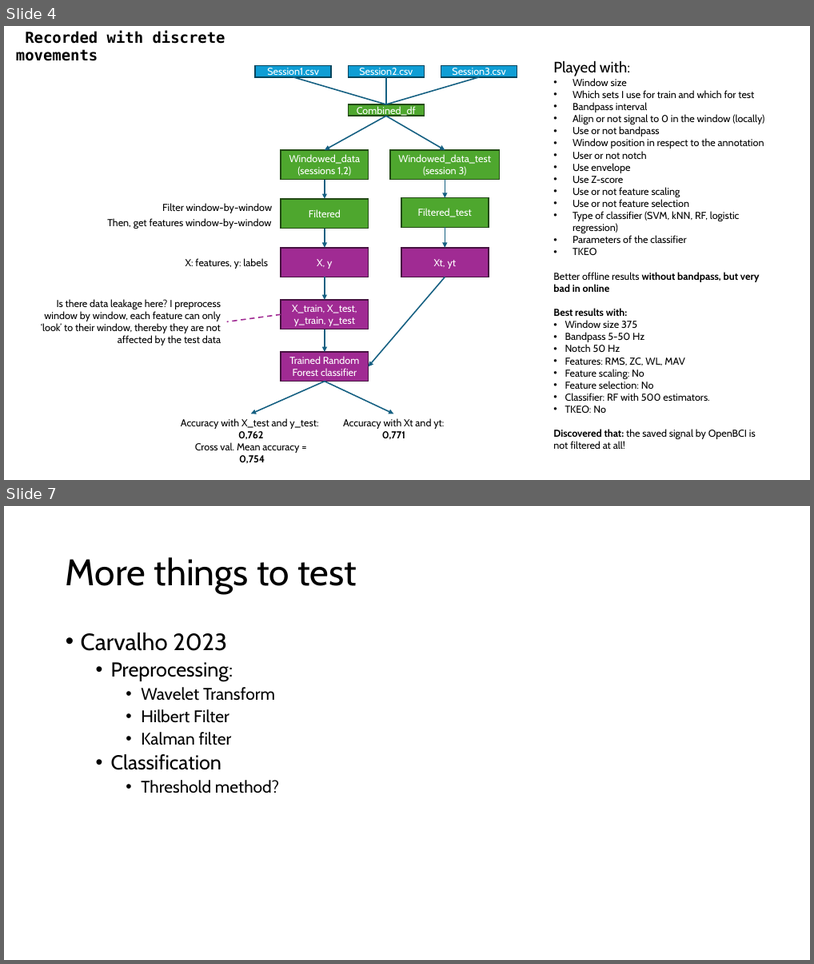
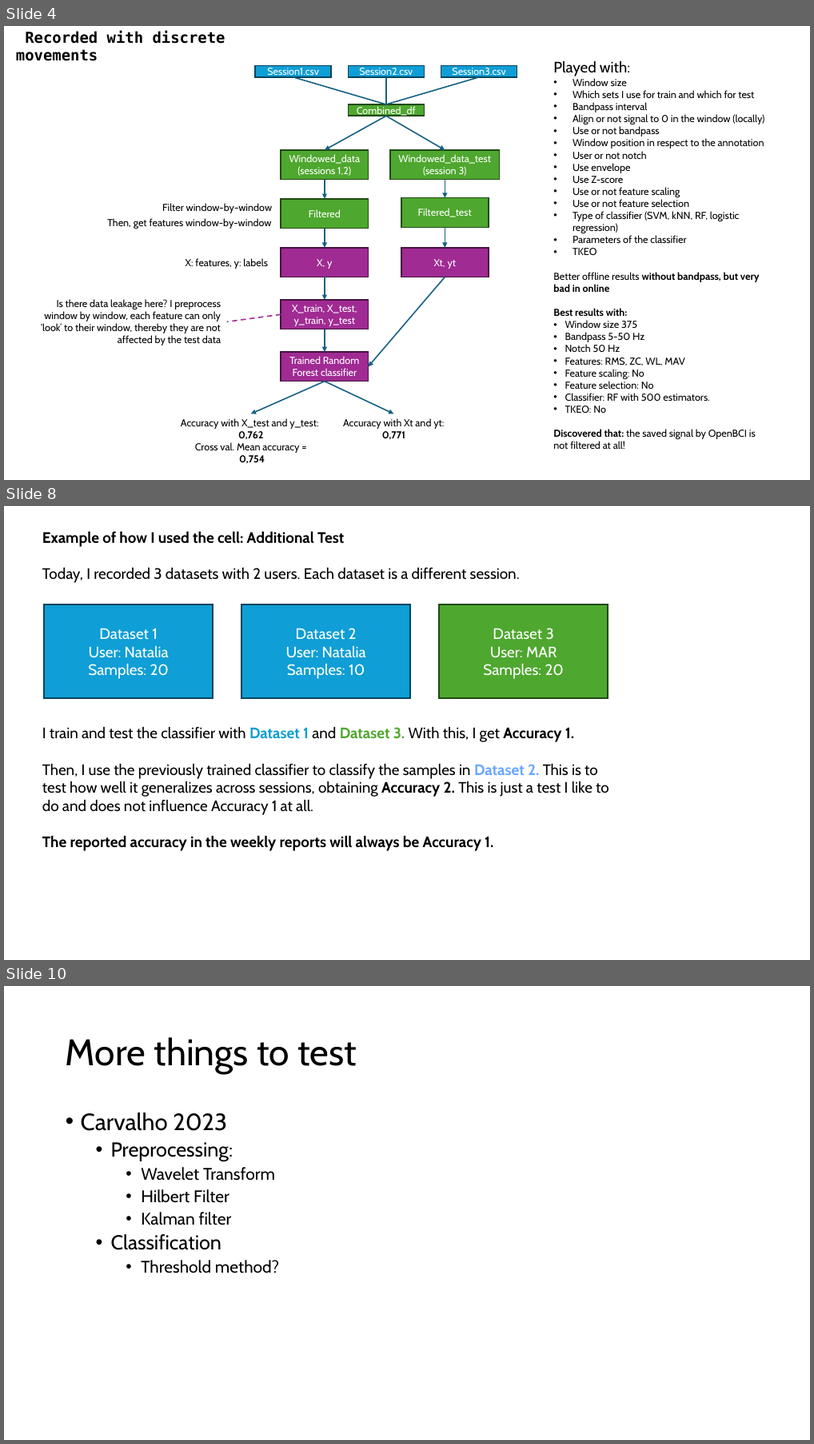
Before and after one commit to HyperDecahedron/tongue_emg_xr_project, a slide deck: docs/pipeline.pptx. Shown one above the other, each under a label of ours: slides 4 and 7 before the commit, slides 4, 8 and 10 after it; the slides between them are not shown. The pictures are 814x964 and 814x1444 pixels, drawn with LibreOffice and Linux fonts; fonts in the diff are those of the drawing. Boxes give left, top, right and bottom in pixels: in the first picture for what was removed or moved away, otherwise in the second. Text is boxed around its words. In the diff, an @@ line names an element or a change of style, - is before the commit and + after.

Commit message:
tested with 2 users

```diff
--- a/docs/pipeline.pptx
+++ b/docs/pipeline.pptx
@@ slide 8 added at [4, 506, 810, 960], background #FFFFFF @@
@@ text added at [42, 531, 520, 583], 18 pt, text #000000 @@
+Example of how I used the cell: Additional Test
+Today, I recorded 3 datasets with 2 users. Each dataset is a different session.
@@ rectangle added at [44, 604, 213, 698], fill #0F9ED5, outline #07455D 1.5 pt, 18 pt, text #FFFFFF @@
+Dataset 1
+User: Natalia
+Samples: 20
@@ rectangle added at [242, 604, 410, 698], fill #0F9ED5, outline #07455D 1.5 pt, 18 pt, text #FFFFFF @@
+Dataset 2
+User: Natalia
+Samples: 10
@@ rectangle added at [439, 604, 608, 698], fill #4EA72E, outline #224914 1.5 pt, 18 pt, text #FFFFFF @@
+Dataset 3
+User: MAR
+Samples: 20
@@ text added at [42, 726, 610, 851], 18 pt, text #000000 @@
+I train and test the classifier with Dataset 1 and Dataset 3. With this, I get Accuracy 1.
+Then, I use the previously trained classifier to classify the samples in Dataset 2. This is to test how well it generalizes across sessions, obtaining Accuracy 2. This is just a test I like to do and does not influence Accuracy 1 at all.
+The reported accuracy in the weekly reports will always be Accuracy 1.
@@ what was slide 7 is now slide 10 @@
```
Also in this commit, not shown: 1 slide changed, 2 other slides added, 8 other files.
